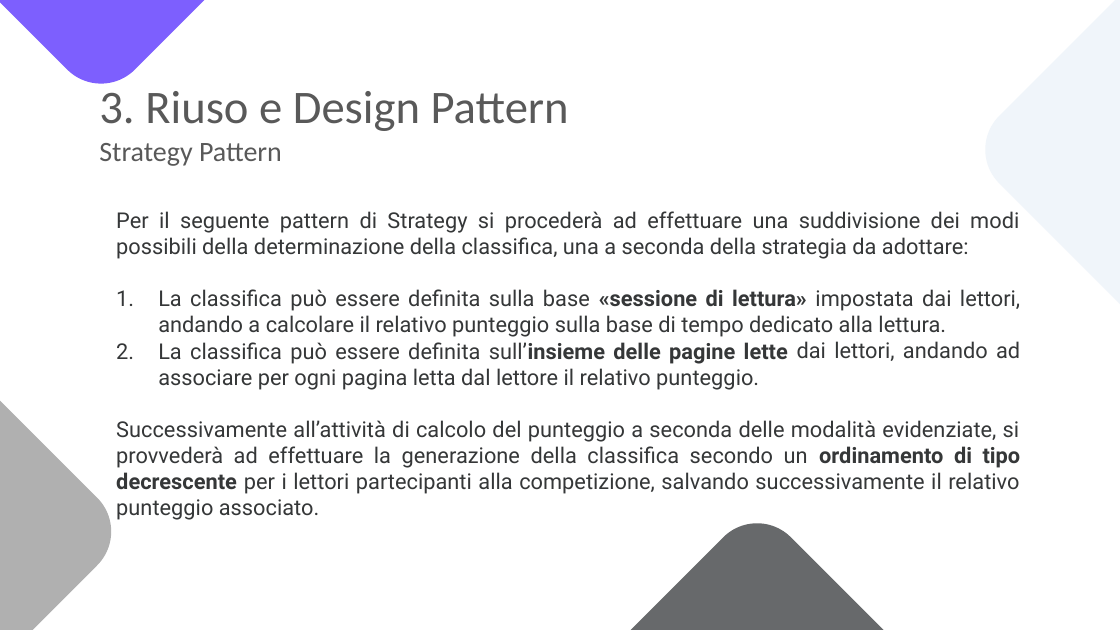
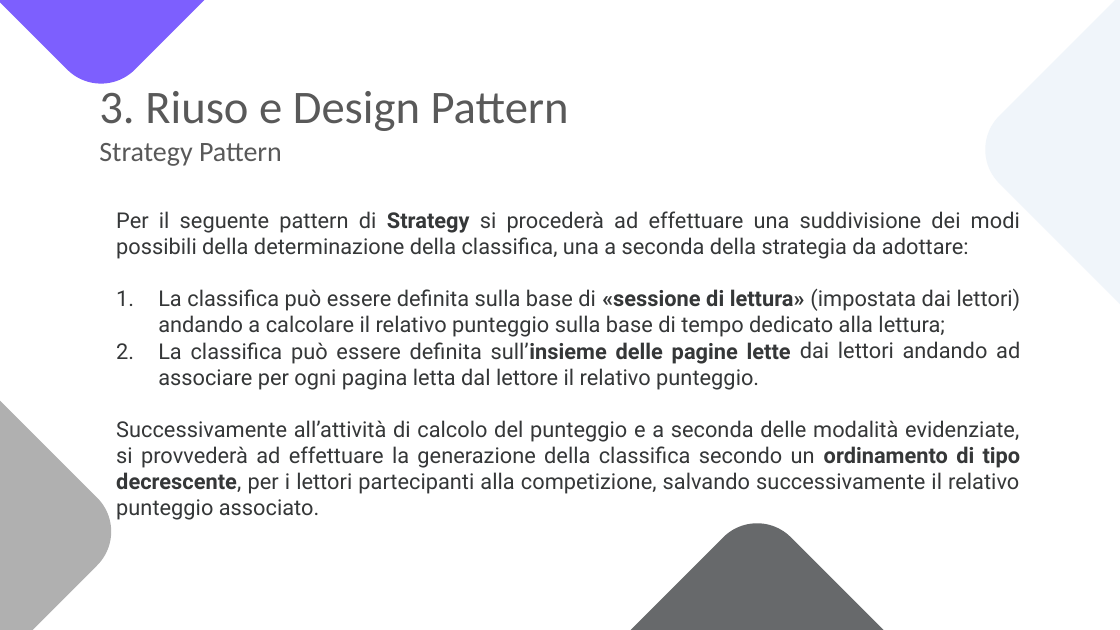
Before and after one commit to notjuary/Bookster_Classe03, a slide deck: slide 104 of DOC/Presentazione.pptx (slide 105 before the commit). Drawn at 1120x630 pixels with LibreOffice and Linux fonts; fonts in the diff are those of the drawing. Boxes give left, top, right and bottom in pixels: in the first picture for what was removed or moved away, otherwise in the second. Text is boxed around its words. In the diff, an @@ line names an element or a change of style, - is before the commit and + after.

```diff
--- a/DOC/Presentazione.pptx
+++ b/DOC/Presentazione.pptx
@@ subtitle at (x1=116, y1=211, x2=1020, y2=259): bold on in "Strategy" @@
@@ subtitle at (x1=116, y1=289, x2=1021, y2=520): text changed @@
-1. La classifica può essere definita sulla base «sessione di lettura» impostata dai lettori, andando a calcolare il relativo punteggio sulla base di tempo dedicato alla lettura.
-2. La classifica può essere definita sull’insieme delle pagine lette dai lettori, andando ad associare per ogni pagina letta dal lettore il relativo punteggio.
-Successivamente all’attività di calcolo del punteggio a seconda delle modalità evidenziate, si provvederà ad effettuare la generazione della classifica secondo un ordinamento di tipo decrescente per i lettori partecipanti alla competizione, salvando successivamente il relativo punteggio associato.
+1. La classifica può essere definita sulla base di «sessione di lettura» (impostata dai lettori) andando a calcolare il relativo punteggio sulla base di tempo dedicato alla lettura;
+2. La classifica può essere definita sull’insieme delle pagine lette dai lettori andando ad associare per ogni pagina letta dal lettore il relativo punteggio.
+Successivamente all’attività di calcolo del punteggio e a seconda delle modalità evidenziate, si provvederà ad effettuare la generazione della classifica secondo un ordinamento di tipo decrescente, per i lettori partecipanti alla competizione, salvando successivamente il relativo punteggio associato.
```
Also in this commit, not shown: 57 other slides changed, 1 slide removed.
